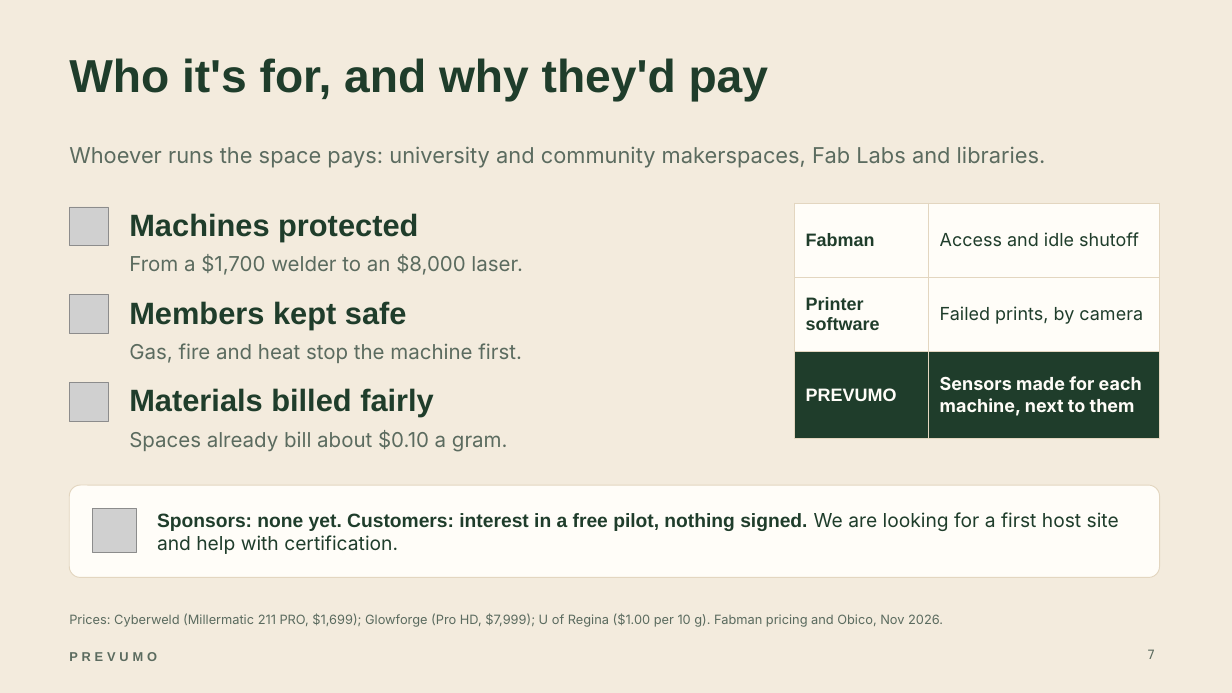
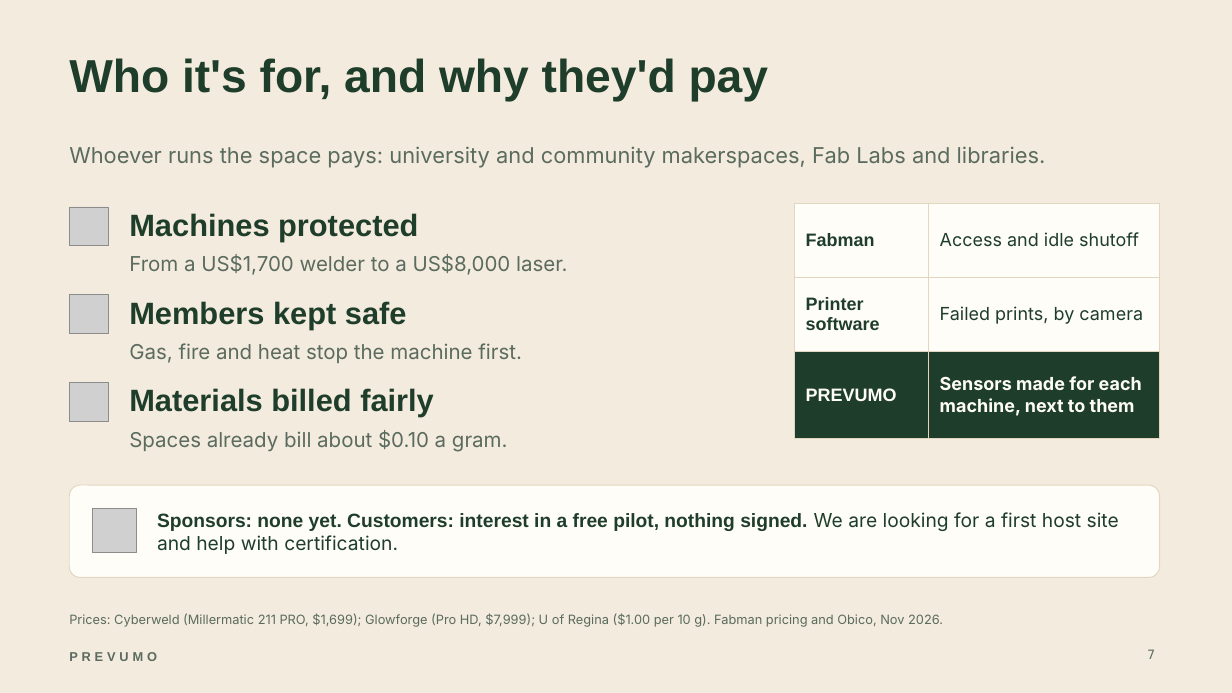
Before and after one commit to WAHB22/wahbs-world, a slide deck: slide 7 of prevumo/deliverables/final/PREVUMO-final.pptx. Drawn at 1232x693 pixels with LibreOffice and Linux fonts; fonts in the diff are those of the drawing; grey boxes stand for pictures. Boxes give left, top, right and bottom in pixels: in the first picture for what was removed or moved away, otherwise in the second. Text is boxed around its words. In the diff, an @@ line names an element or a change of style, - is before the commit and + after.

```diff
--- a/prevumo/deliverables/final/PREVUMO-final.pptx
+++ b/prevumo/deliverables/final/PREVUMO-final.pptx
@@ text at box(129, 254, 567, 275): text changed @@
-From a $1,700 welder to an $8,000 laser.
+From a US$1,700 welder to a US$8,000 laser.
```
Also in this commit, not shown: 9 other slides changed, 17 other files.
